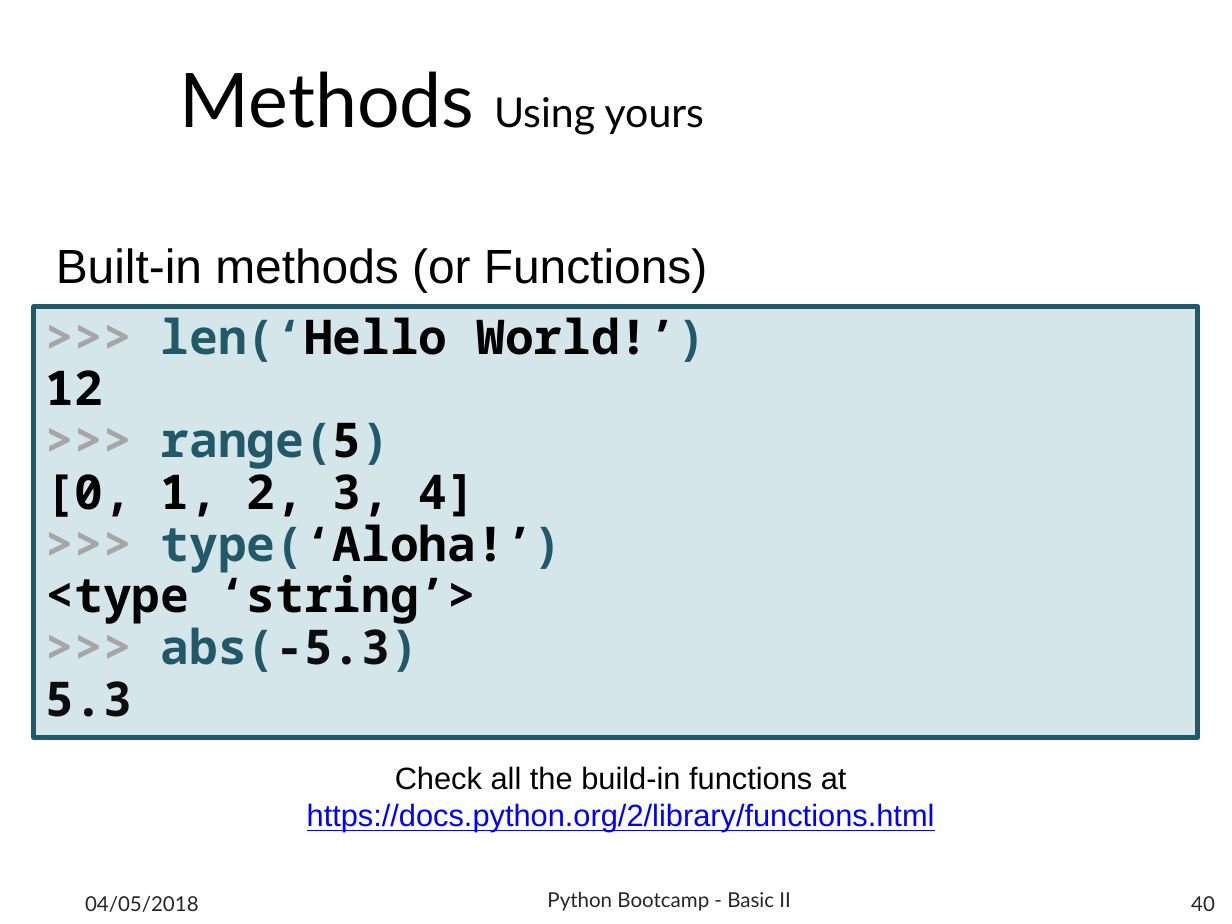
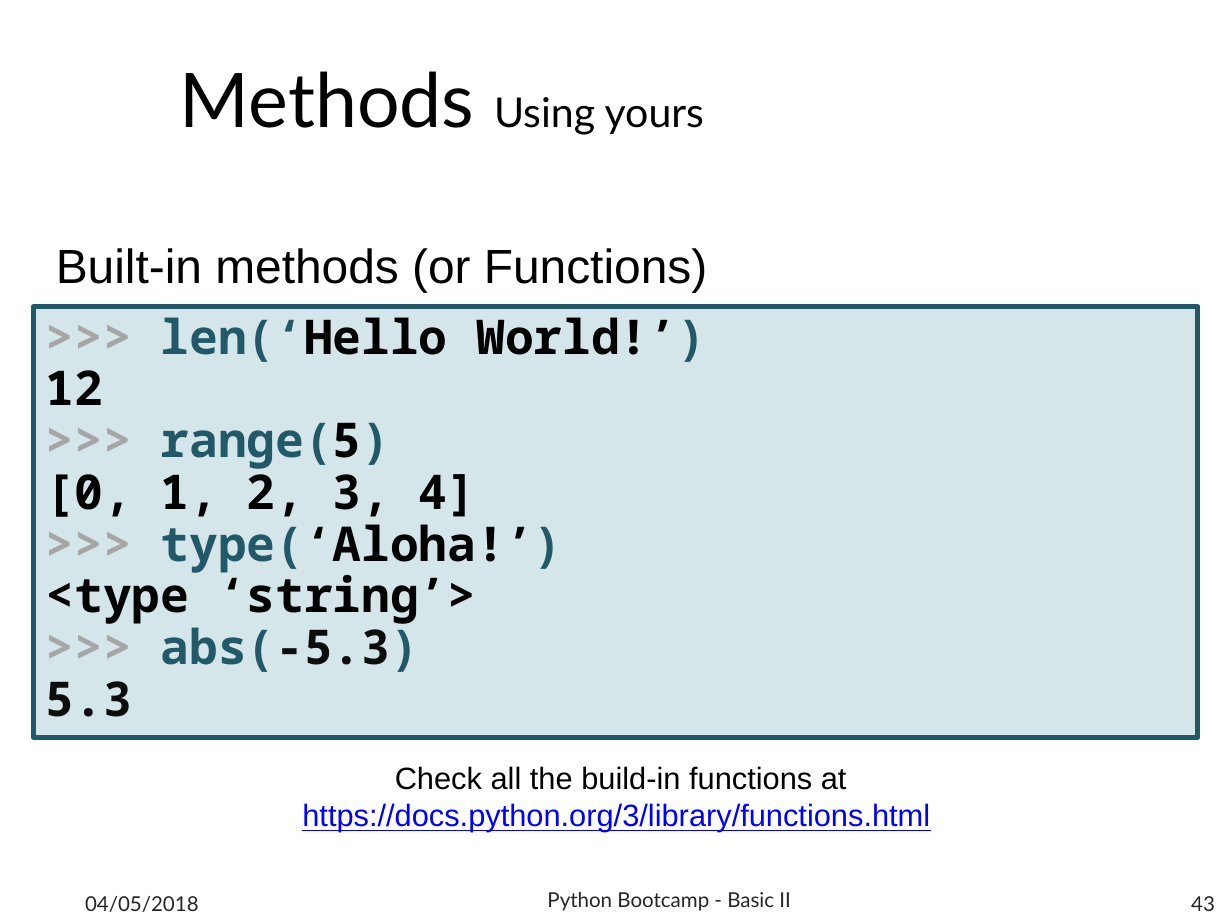
Before and after one commit to b1quint/Python-Tutorial-Series, a slide deck: slide 43 of Presentations/Python Tutorial Series - Basics II.pptx (slide 40 before the commit). Drawn at 1232x924 pixels with LibreOffice and Linux fonts; fonts in the diff are those of the drawing; background and template pictures are left out. Boxes give left, top, right and bottom in pixels: in the first picture for what was removed or moved away, otherwise in the second. Text is boxed around its words. In the diff, an @@ line names an element or a change of style, - is before the commit and + after.

```diff
--- a/Presentations/Python Tutorial Series - Basics II.pptx
+++ b/Presentations/Python Tutorial Series - Basics II.pptx
@@ text at [302, 803, 930, 832]: text changed @@
-https://docs.python.org/2/library/functions.html
+https://docs.python.org/3/library/functions.html
@@ page number at [1191, 896, 1215, 911]: text changed @@
-40
+43
```
Also in this commit, not shown: 6 other slides changed, 3 slides added, 1 other file.
